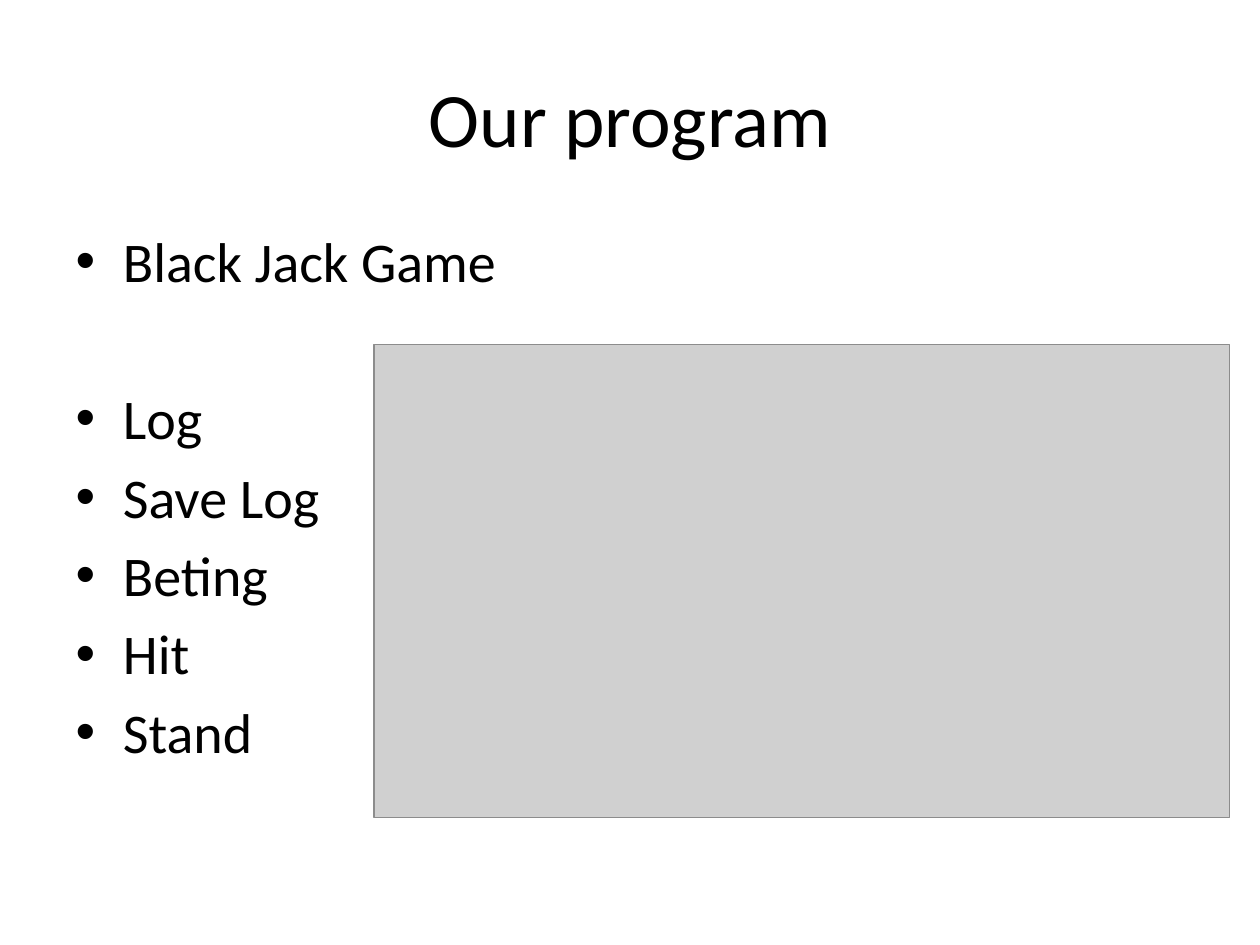
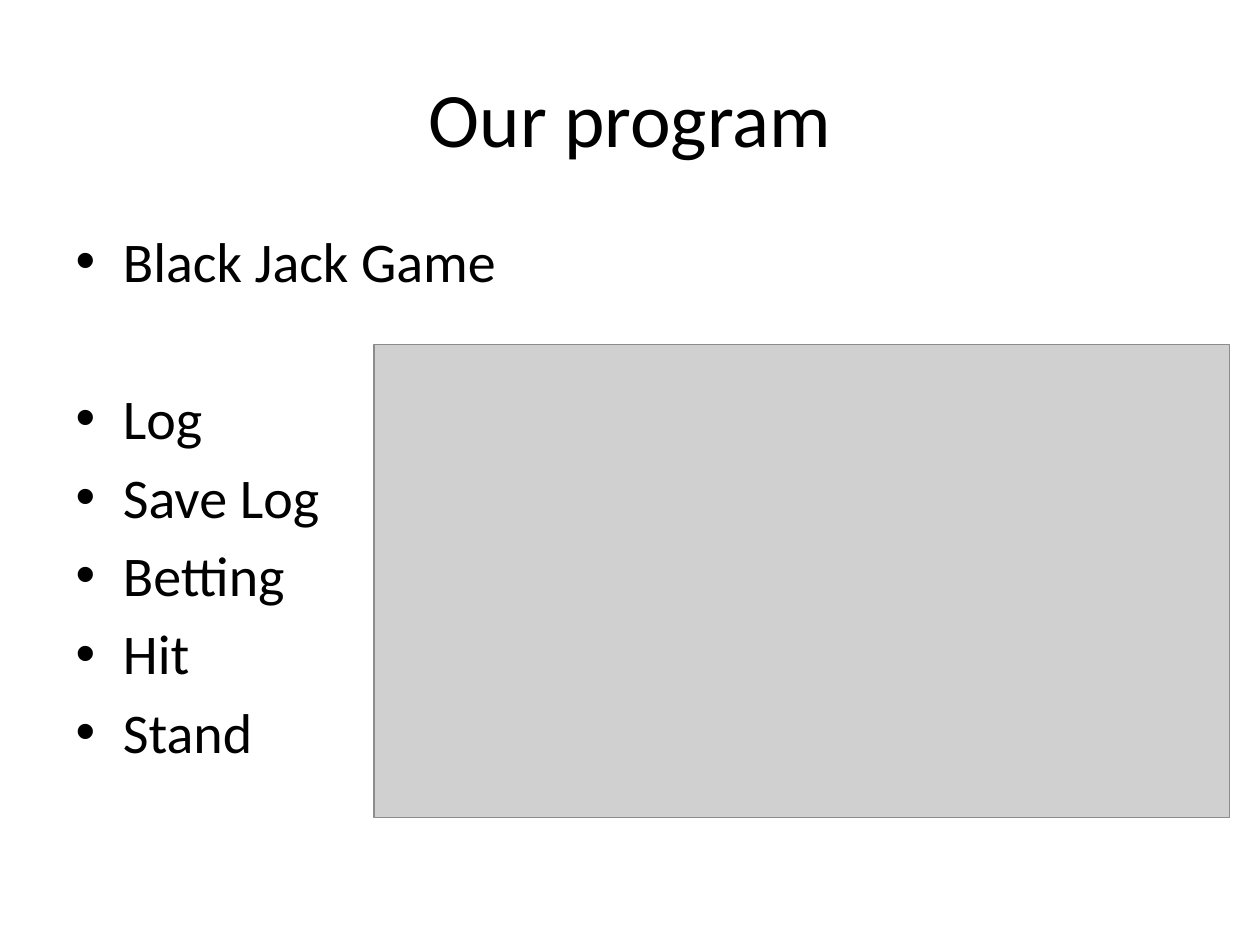
Before and after one commit to isurup/kalle-martin-group, a slide deck: slide 9 of OOPExam/03 Arrays and Collections.pptx. Drawn at 1260x945 pixels with LibreOffice and Linux fonts; fonts in the diff are those of the drawing; grey boxes stand for pictures. Boxes give left, top, right and bottom in pixels: in the first picture for what was removed or moved away, otherwise in the second. Text is boxed around its words. In the diff, an @@ line names an element or a change of style, - is before the commit and + after.

```diff
--- a/OOPExam/03 Arrays and Collections.pptx
+++ b/OOPExam/03 Arrays and Collections.pptx
@@ text at box(123, 557, 285, 606): text changed @@
-• Beting
+• Betting
```
Also in this commit, not shown: 1 slide removed.
